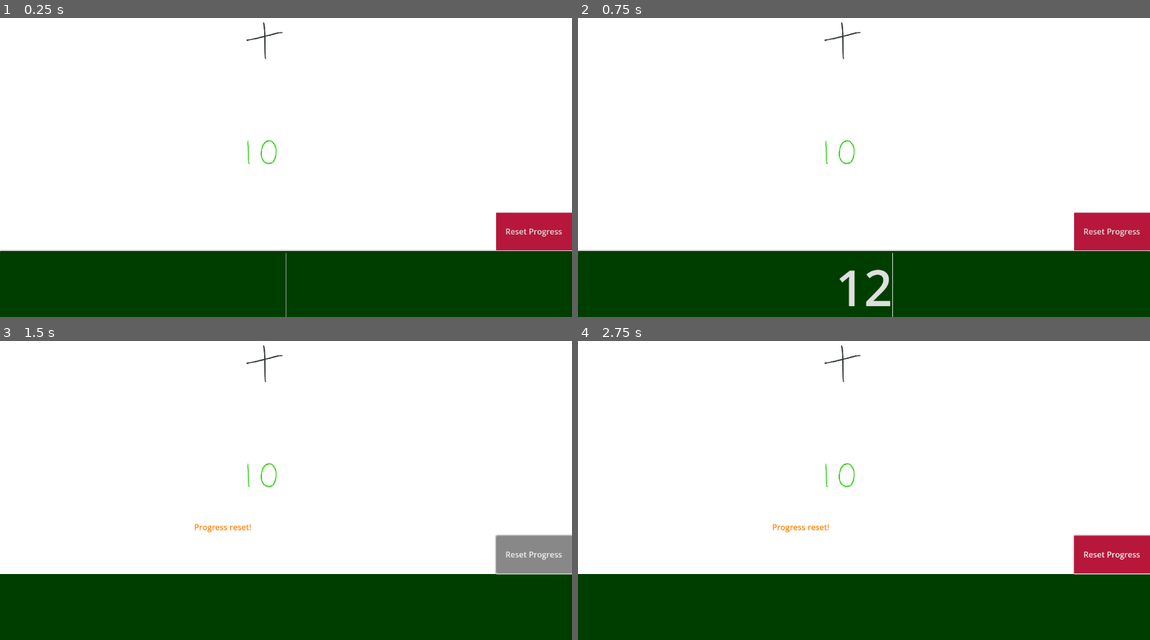
Above: before the commit, frames 1-4 (two rows, left to right).
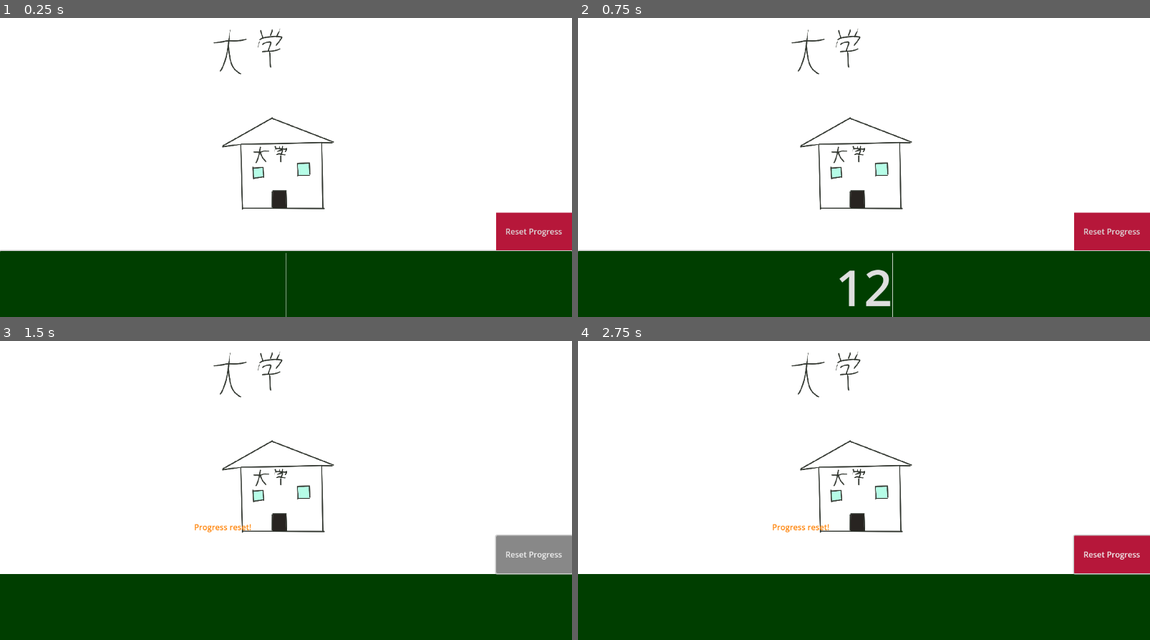
Above: after the commit, the same moments.

Repository: injust90/chatbot
Game: Godot game, scene res://Scenes/FlashCard.tscn
Two runs of this game, one before a commit and one after it. Both use one fixed random seed, a clock stepped at 60 frames per second and the inputs below. This scene is started directly instead of the project's main scene.
Inputs (mouse positions are in pixels of both pictures, inside the frame that each line leads up to):
- Up to frame 1 (0.25 s): no input
- Up to frame 2 (0.75 s): click (864, 287) at 0.52 s; type "12" at 0.6 s
- Up to frame 3 (1.5 s): click "Reset Progress" at 1.25 s
- Up to frame 4 (2.75 s): move the mouse to (989, 463) at 2.02 s; hold D (right) from 2.03 s (still down); click (989, 463) at 2.17 s

The runs differ from the first frame. In frame 1, 1.2% of the frame differs, in the area x 37-59%, y 1-65%; in frame 2, 1.2%; in frame 3, 1.2%; in frame 4, 1.2%.

Commit message:
Commit before we move the file over from another script

Diff:
--- a/Scenes/flash_card.gd
+++ b/Scenes/flash_card.gd
@@ -22,9 +22,18 @@
 	#{"image": "res://Art/ちゅうがくせい.png", "word": "ちゅうがくせい"},
 	#{"image": "res://Art/ぶん.png", "word": "ぶん"},
 	#{"image": "res://Art/てんき.png", "word": "てんき"},
-	{"image": "res://Art/じゅう.png", "word": "じゅう"},
-	{"image": "res://Art/じかん.png", "word": "じかん"},
-	{"image": "res://Art/に.png", "word": "に"}
+	#{"image": "res://Art/じゅう.png", "word": "じゅう"},
+	#{"image": "res://Art/じかん.png", "word": "じかん"},
+	#{"image": "res://Art/に.png", "word": "に"},
+	#{"image": "res://Art/ごぜん.png", "word": "ごぜん"},
+	#{"image": "res://Art/さん.png", "word": "さん"},
+	#{"image": "res://Art/かのじょ.png", "word": "かのじょ"}
+	#{"image": "res://Art/ごご.png", "word": "ごご"},
+	#{"image": "res://Art/ちいさい.png", "word": "ちいさい"},
+	#{"image": "res://Art/いれる.png", "word": "いれる"},
+	{"image": "res://Art/だいがく.png", "word": "だいがく"},
+	{"image": "res://Art/じょうげ.png", "word": "じょうげ"},
+	{"image": "res://Art/あさ.png", "word": "あさ"},
 ]
 
 var current_word = ""
Binary file added: Art/あさ.png
Binary file added: Art/いれる.png
Binary file added: Art/かのじょ.png
Binary file added: Art/ごご.png
Binary file added: Art/ごぜん.png
Binary file added: Art/さん.png
Binary file added: Art/じょうげ.png
Binary file added: Art/だいがく.png
Binary file added: Art/ちいさい.png
